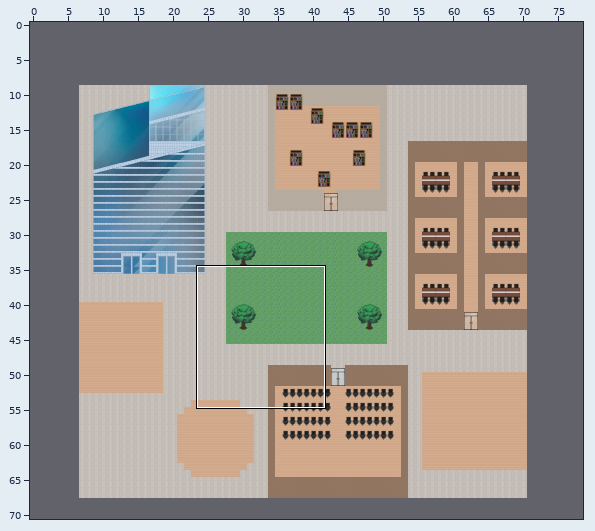
Two states of a Tiled map (JSON), v1-wa-st-gobain.tmj. Above: a wide view before the commit, with the close-up outlined.
Close-up. Old version:
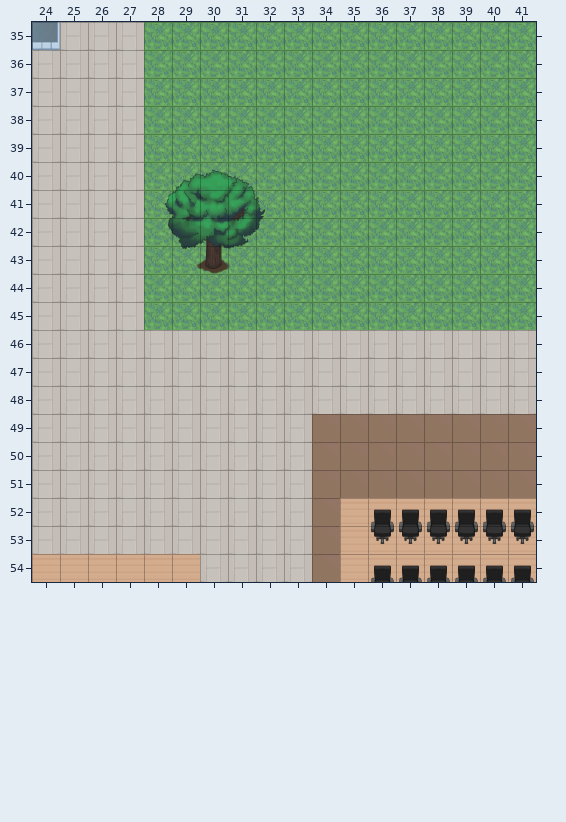
Cells are 32x32 px. Shown: x 24..41, y 35..54. The commit also changed other parts of the map, which this record leaves out. The old version is drawn lined up with the new one.
After the commit:
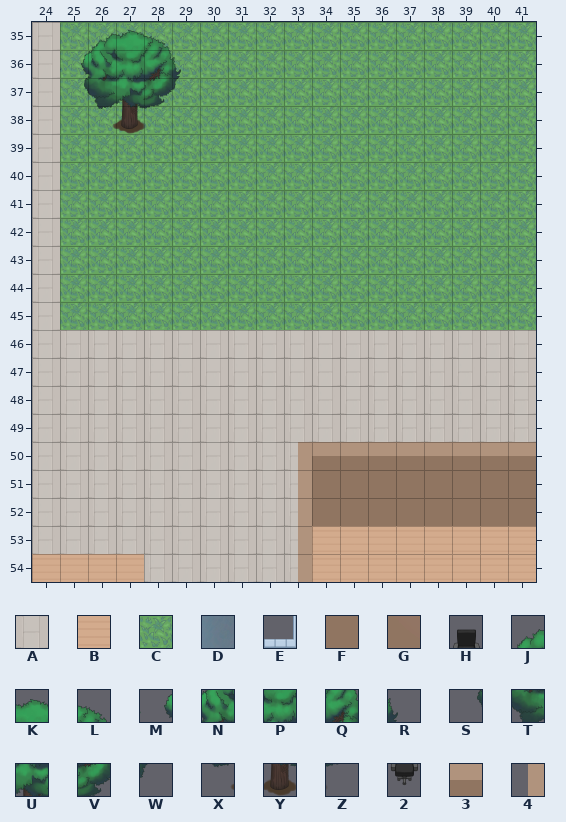
Key: from "Chunk 1": A 1, B 2, C 3; from "Chunk 2": D 163, E 250, F 255; from "Chunk 3": G 36, H 38, J 53, K 54, L 55, M 57, N 58, P 59, Q 60, R 61, S 62, T 63, U 64, V 65, W 66, X 68, Y 69, Z 70, 2 73, 3 94, 4 98.
_ is an empty cell, # one hidden under a higher layer.
Changes in this commit:
map size 64x59 -> 79x71 cells (old content now starts at 7,9; both pictures use the new coordinates)
Layer "floor/floor1":
y 35: x 24..27 BAAA -> ACCC
y 36: x 25..27 AAA -> CC#
y 37..45: x 25..27 AAA -> CCC
y 52: x 35..41 BBBBBBB -> #######
y 54: x 28..29 BB -> AA
Layer "walls/Windows":
y 35: x 24 D -> _
Layer "walls/walls1":
y 35: x 24 E -> _
y 52: x 35..41 _______ -> FFFFFFF
Layer "furniture/furniture1":
y 35: x 26..28 ___ -> JKL
y 36: x 25..29 _____ -> MNPQR
y 37: x 25..29 _____ -> STUVW
y 38: x 26..28 ___ -> XYZ
y 40: x 29..31 JKL -> ___
y 41: x 28..32 MNPQR -> _____
y 42: x 28..32 STUVW -> _____
y 43: x 29..31 XYZ -> ___
y 49..50: x 34..41 GGGGGGGG -> ________
y 52: x 36..41 HHHHHH -> ______
y 53: x 34 G -> _; x 36..41 222222 -> ______
y 54: x 34 G -> _; x 36..41 HHHHHH -> ______
Layer "above/above1":
y 50: x 33..41 _________ -> 433333333
y 51..54: x 33 _ -> 4
Where, in picture pixels (left, top, right, bottom), the same in both close-ups:
changed: (32, 22, 265, 330)
changed: (298, 414, 536, 582)
changed: (144, 554, 200, 582)
